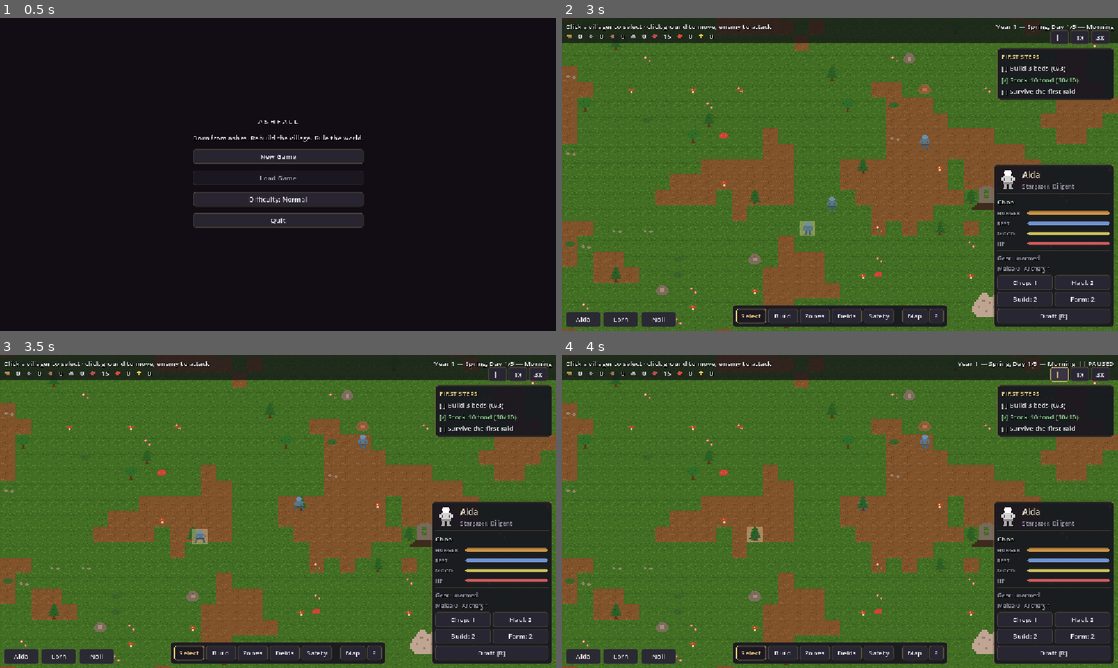
Above: before the commit, frames 1-4 (two rows, left to right).
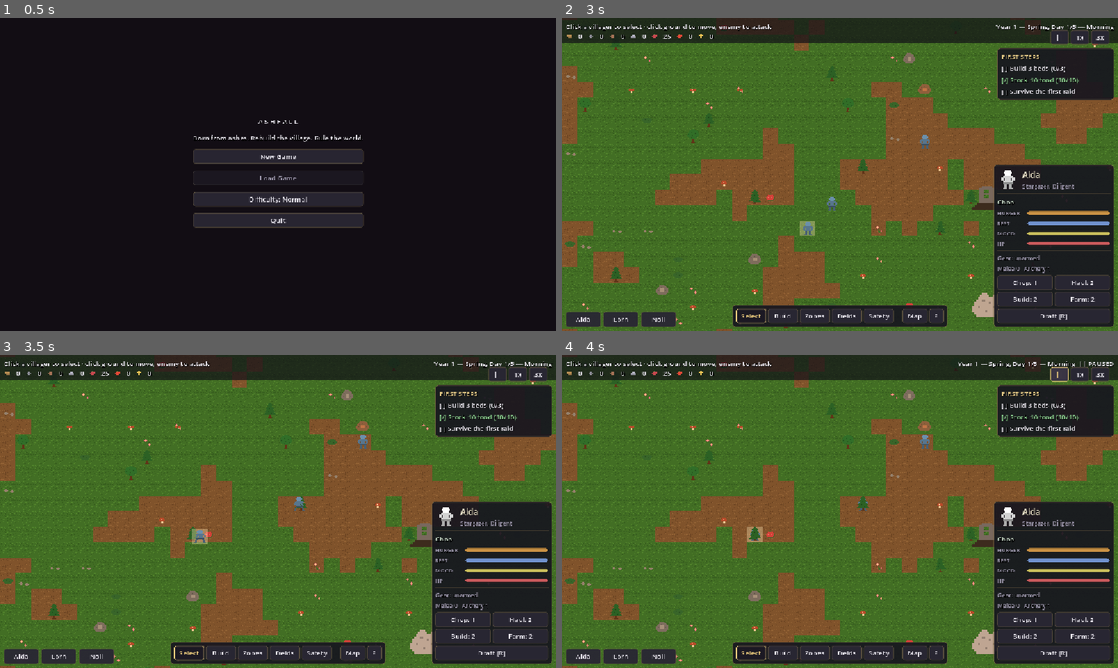
Above: after the commit, the same moments.

Repository: PakkaponBon/gameproject
Game: Godot game, scene res://scenes/main_menu.tscn
Two runs of this game, one before a commit and one after it. Both use one fixed random seed, a clock stepped at 60 frames per second and the inputs below.
Inputs:
- Up to frame 1 (0.5 s): no input
- Up to frame 2 (3 s): click "New Game" at 0.5 s; click "Continue" at 1.25 s; click "Continue" at 2 s; click "Skip" at 2.75 s
- Up to frame 3 (3.5 s): no input
- Up to frame 4 (4 s): click "||" at 3.5 s

Frame 1 is identical in both runs. In frame 2, less than 0.1% of the frame differs, in the area x 18-64%, y 2-92%; in frame 3, less than 0.1%; in frame 4, less than 0.1%.

Commit message:
Fix food death spiral: turnips, regrowing forage, bigger start larder
- Turnip starter crop: 1.0-day growth, yield 2, default crop selection
  (data in CropDefs, numbers in Balance)
- Wild food scatter replaced by BerryBush entities: each bears one
  food at mapgen and regrows 5 days after being picked - forage dips
  but never runs dry, even in winter
- Start forage 15 -> 25
- All knobs extracted to Balance: START_FOOD, BERRY_REGROW_DAYS,
  TURNIP_GROW_DAYS, TURNIP_YIELD
- Save v21: bushes persist with their regrow timers

Co-Authored-By: Claude Fable 5 <noreply@anthropic.com>

Diff:
--- /dev/null
+++ b/scenes/berry_bush.tscn
@@ -0,0 +1,12 @@
+[gd_scene format=3 uid="uid://dv2b8rrybshc"]
+
+[ext_resource type="Script" path="res://scripts/berry_bush.gd" id="1_bush"]
+[ext_resource type="Texture2D" uid="uid://bs7k4w2naf1c" path="res://assets/sprites.png" id="2_sprites"]
+
+[node name="BerryBush" type="Node2D"]
+script = ExtResource("1_bush")
+
+[node name="Body" type="Sprite2D" parent="."]
+texture = ExtResource("2_sprites")
+region_enabled = true
+region_rect = Rect2(336, 0, 16, 16)
--- a/scripts/balance.gd
+++ b/scripts/balance.gd
@@ -4,6 +4,12 @@
 ## Peaceful: no raids at all. Hard: tougher, harder-hitting enemies.
 
 const MODES := ["Peaceful", "Normal", "Hard"]
+
+# --- food security (anti death-spiral tuning) ---
+const START_FOOD := 25          # wild berry bushes at mapgen, each bearing food
+const BERRY_REGROW_DAYS := 5.0  # a picked bush bears food again after this
+const TURNIP_GROW_DAYS := 1.0   # starter crop: harvest lands before hunger does
+const TURNIP_YIELD := 2
 
 static var mode := "Normal"
 
--- /dev/null
+++ b/scripts/berry_bush.gd
@@ -0,0 +1,52 @@
+class_name BerryBush
+extends Node2D
+## Wild food source: bears one food item, regrows a while after picking.
+## The renewable floor under farming — forage can dip but never runs dry
+## (Balance.START_FOOD bushes, Balance.BERRY_REGROW_DAYS regrowth).
+
+const FOOD_SCENE := preload("res://scenes/food_item.tscn")
+const CHECK_EVERY := 30  # scan the food group ~3x/sec, not every tick
+
+var cell: Vector2i
+var start_with_berries := false  # new game: true; on load food is restored separately
+var regrow_ticks := 0  # counts down only while the bush is bare
+
+var _bare := false
+var _check := 0
+
+func _ready() -> void:
+	add_to_group("bushes")
+	cell = WorldGrid.world_to_cell(position)
+	position = WorldGrid.cell_to_world(cell)
+	regrow_ticks = _full_regrow()
+	GameClock.ticked.connect(_on_tick)
+	if start_with_berries:
+		_grow_berries()
+
+func _on_tick() -> void:
+	_check -= 1
+	if _check <= 0:
+		_check = CHECK_EVERY
+		_bare = not _has_food_here()
+	if not _bare:
+		return
+	regrow_ticks -= 1
+	if regrow_ticks <= 0:
+		_grow_berries()
+		_bare = false
+
+func _grow_berries() -> void:
+	var food: FoodItem = FOOD_SCENE.instantiate()
+	food.position = WorldGrid.cell_to_world(cell)
+	get_parent().add_child(food)
+	regrow_ticks = _full_regrow()
+
+func _has_food_here() -> bool:
+	for node in get_tree().get_nodes_in_group("food"):
+		if node is FoodItem and (node as FoodItem).cell == cell \
+				and not (node.get_parent() is Pawn):
+			return true
+	return false
+
+func _full_regrow() -> int:
+	return int(Balance.BERRY_REGROW_DAYS * GameClock.TICKS_PER_DAY)
--- a/scripts/crop_defs.gd
+++ b/scripts/crop_defs.gd
@@ -4,9 +4,11 @@
 ## grow_days vs yield is the field-planning tradeoff: fast-and-thin
 ## (potato) vs slow-and-rich (wheat), with berries in between.
 
-const ORDER := ["potato", "wheat", "berries", "herbs"]
+const ORDER := ["turnip", "potato", "wheat", "berries", "herbs"]
 
 const DEFS := {
+	"turnip": {"name": "Turnip", "grow_days": Balance.TURNIP_GROW_DAYS,
+			"yield": Balance.TURNIP_YIELD, "color": Color(0.88, 0.82, 0.95)},
 	"potato": {"name": "Potato", "grow_days": 1.5, "yield": 1, "color": Color(0.85, 0.75, 0.45)},
 	"wheat": {"name": "Wheat", "grow_days": 3.0, "yield": 3, "color": Color(0.9, 0.8, 0.35)},
 	"berries": {"name": "Berries", "grow_days": 2.0, "yield": 2, "color": Color(0.7, 0.3, 0.45)},
--- a/scripts/player_input.gd
+++ b/scripts/player_input.gd
@@ -7,7 +7,7 @@
 
 var mode := Mode.COMMAND
 var current_building := "wall"
-var current_crop := "potato"
+var current_crop := "turnip"
 
 @onready var main: Node2D = get_parent()
 
--- a/scripts/save_collector.gd
+++ b/scripts/save_collector.gd
@@ -32,6 +32,10 @@
 	var graves: Array = []
 	for node in tree.get_nodes_in_group("graves"):
 		graves.append(_v((node as Grave).cell))
+	var bushes: Array = []
+	for node in tree.get_nodes_in_group("bushes"):
+		var bush := node as BerryBush
+		bushes.append({"cell": _v(bush.cell), "regrow": bush.regrow_ticks})
 	var raiders: Array = []
 	for node in tree.get_nodes_in_group("raiders"):
 		var raider := node as Raider
@@ -90,6 +94,7 @@
 		"ore_nodes": ore_nodes,
 		"food": food,
 		"graves": graves,
+		"bushes": bushes,
 		"raiders": raiders,
 		"blueprints": blueprints,
 		"decon_orders": decon,
--- a/scripts/save_manager.gd
+++ b/scripts/save_manager.gd
@@ -4,7 +4,7 @@
 ## Loading reloads the main scene; `pending_load` survives the reload
 ## because this is an autoload, and the fresh Main applies it.
 
-const SAVE_VERSION := 20
+const SAVE_VERSION := 21
 ## Keys a save must carry; anything less is corrupt, and corrupt saves
 ## get an error message — never a crash to desktop.
 const REQUIRED_KEYS := ["clock_ticks", "ground_seed", "buildings", "pawns", "realm", "items", "fields"]
@@ -84,6 +84,9 @@
 		main.entities.add_child(food)
 	for g: Array in data.graves:
 		spawner.spawn_entity(spawner.GRAVE_SCENE, _vec(g))
+	for b: Dictionary in data.get("bushes", []):
+		var bush: BerryBush = spawner.spawn_bush(_vec(b.cell), false)
+		bush.regrow_ticks = int(b.regrow)
 	for r: Dictionary in data.raiders:
 		var raider: Raider = spawner.spawn_raider(_vec(r.cell), bool(r.boss))
 		raider.faction_id = String(r.faction)
--- a/scripts/world_spawner.gd
+++ b/scripts/world_spawner.gd
@@ -12,7 +12,7 @@
 const TREE_SCENE := preload("res://scenes/tree_entity.tscn")
 const TREE_COUNT := 40
 const FOOD_SCENE := preload("res://scenes/food_item.tscn")
-const FOOD_COUNT := 15
+const BUSH_SCENE := preload("res://scenes/berry_bush.tscn")
 const RESOURCE_SCENE := preload("res://scenes/resource_item.tscn")
 const ORE_SCENE := preload("res://scenes/ore_node.tscn")
 const STONE_NODES := 12
@@ -42,7 +42,7 @@
 	var used := {}
 	_spawn_pawns(used)
 	_scatter(TREE_SCENE, TREE_COUNT, used)
-	_scatter(FOOD_SCENE, FOOD_COUNT, used)
+	_scatter_bushes(Balance.START_FOOD, used)
 	_scatter_ore("stone", STONE_NODES, used)
 	_scatter_ore("iron_ore", IRON_NODES, used)
 	_guarantee_start_resources(used)
@@ -146,6 +146,26 @@
 	entities.add_child(raider)
 	return raider
 
+func spawn_bush(cell: Vector2i, with_berries: bool) -> BerryBush:
+	var bush: BerryBush = BUSH_SCENE.instantiate()
+	bush.start_with_berries = with_berries
+	bush.position = WorldGrid.cell_to_world(cell)
+	entities.add_child(bush)
+	return bush
+
+## Wild forage: each bush starts bearing food, then regrows after picking.
+func _scatter_bushes(count: int, used: Dictionary) -> void:
+	var placed := 0
+	var attempts := 0
+	while placed < count and attempts < 1000:
+		attempts += 1
+		var cell := Vector2i(randi() % WorldGrid.MAP_SIZE.x, randi() % WorldGrid.MAP_SIZE.y)
+		if used.has(cell):
+			continue
+		used[cell] = true
+		spawn_bush(cell, true)
+		placed += 1
+
 func spawn_ore(cell: Vector2i, id: String) -> OreNode:
 	var node: OreNode = ORE_SCENE.instantiate()
 	node.resource_id = id
